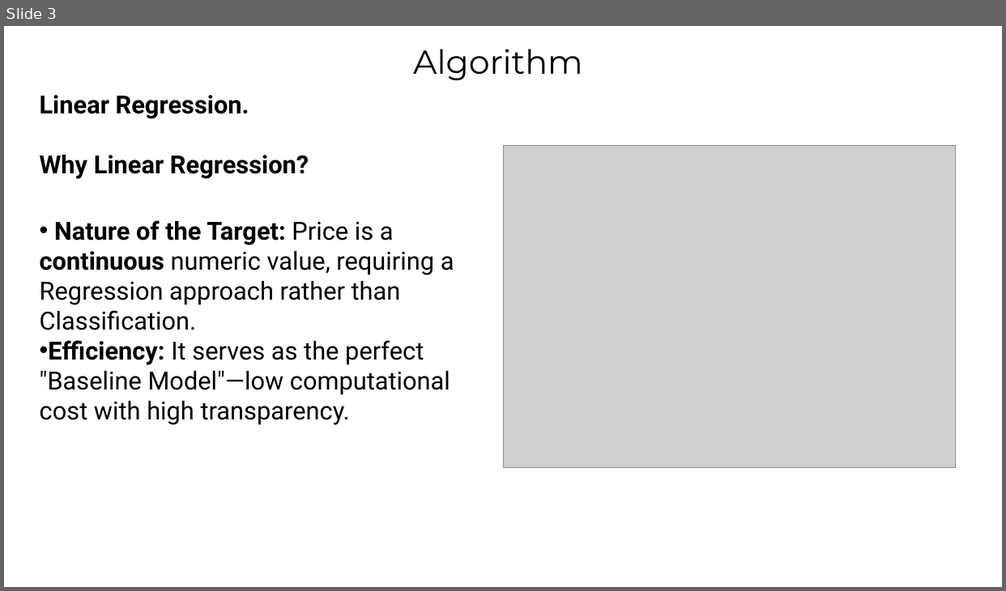
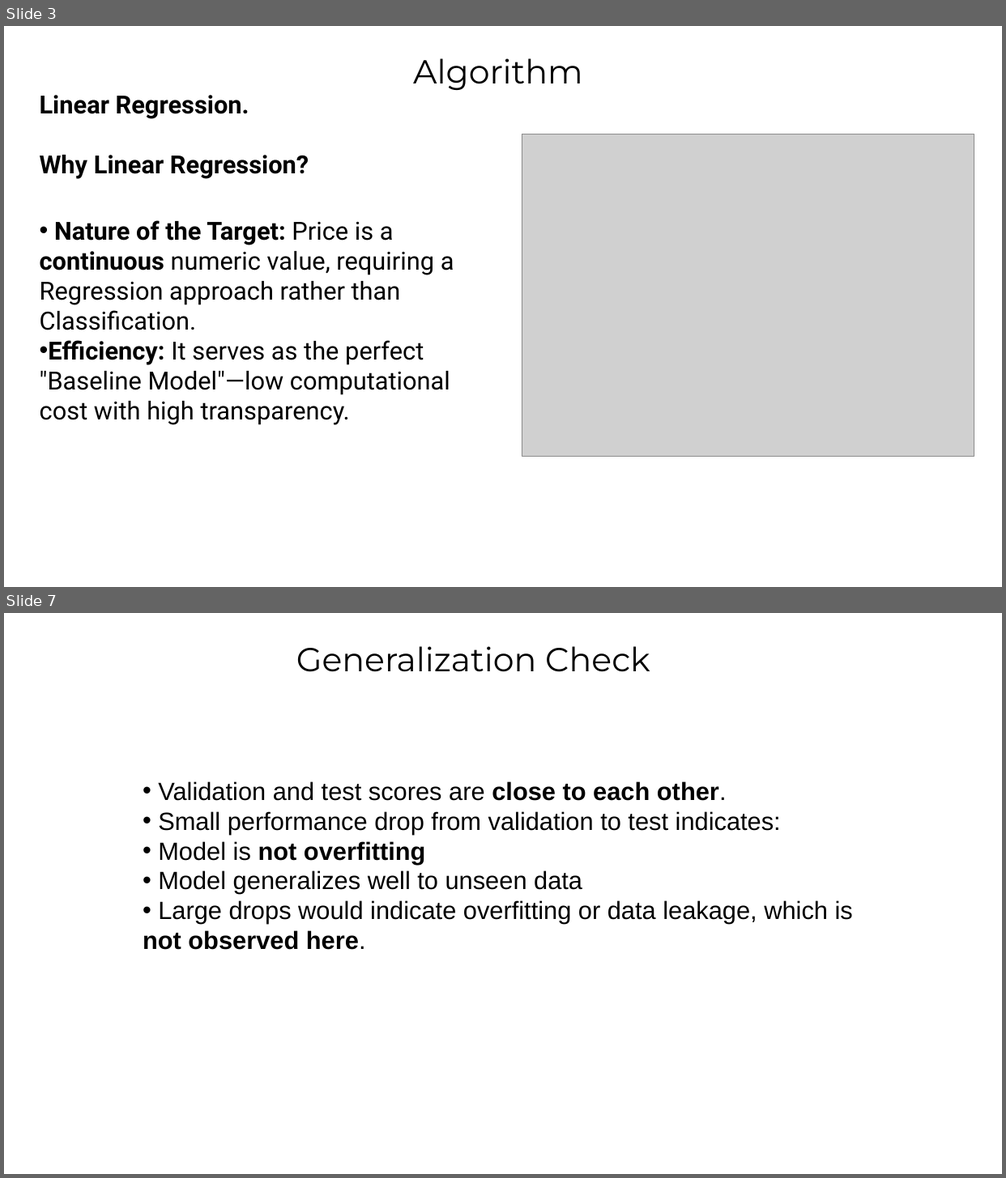
Before and after one commit to RealHaroon/Artificial-Intelligence-Labs, a slide deck: House Price Predictor/House Price Predictor.pptx. Shown one above the other, each under a label of ours: slide 3 before the commit, slides 3 and 7 after it; the slides between them are not shown. The pictures are 1006x591 and 1006x1178 pixels, drawn with LibreOffice and Linux fonts; fonts in the diff are those of the drawing; grey boxes stand for pictures. Boxes give left, top, right and bottom in pixels: in the first picture for what was removed or moved away, otherwise in the second. Text is boxed around its words. In the diff, an @@ line names an element or a change of style, - is before the commit and + after.

```diff
--- a/House Price Predictor/House Price Predictor.pptx
+++ b/House Price Predictor/House Price Predictor.pptx
@@ slide 7 added at bbox=[4, 613, 1002, 1174], background #FFFFFF @@
@@ text added at bbox=[296, 646, 650, 672], 32 pt, text #000000 @@
+Generalization Check
@@ text added at bbox=[143, 781, 853, 950], 24 pt, text #000000 @@
+• Validation and test scores are close to each other.
+• Small performance drop from validation to test indicates:
+• Model is not overfitting
+• Model generalizes well to unseen data
+• Large drops would indicate overfitting or data leakage, which is not observed here.
@@ slide 3 changed as well @@
@@ text "Algorithm": place and size @@
-text "Algorithm" at bbox=[413, 49, 583, 80]
+text "Algorithm" at bbox=[413, 58, 583, 90]
@@ picture: place and size @@
-picture at bbox=[503, 146, 957, 467]
+picture at bbox=[522, 135, 975, 456]
```
Also in this commit, not shown: 2 other slides changed, 4 other slides added, 1 slide removed, 10 other files.
